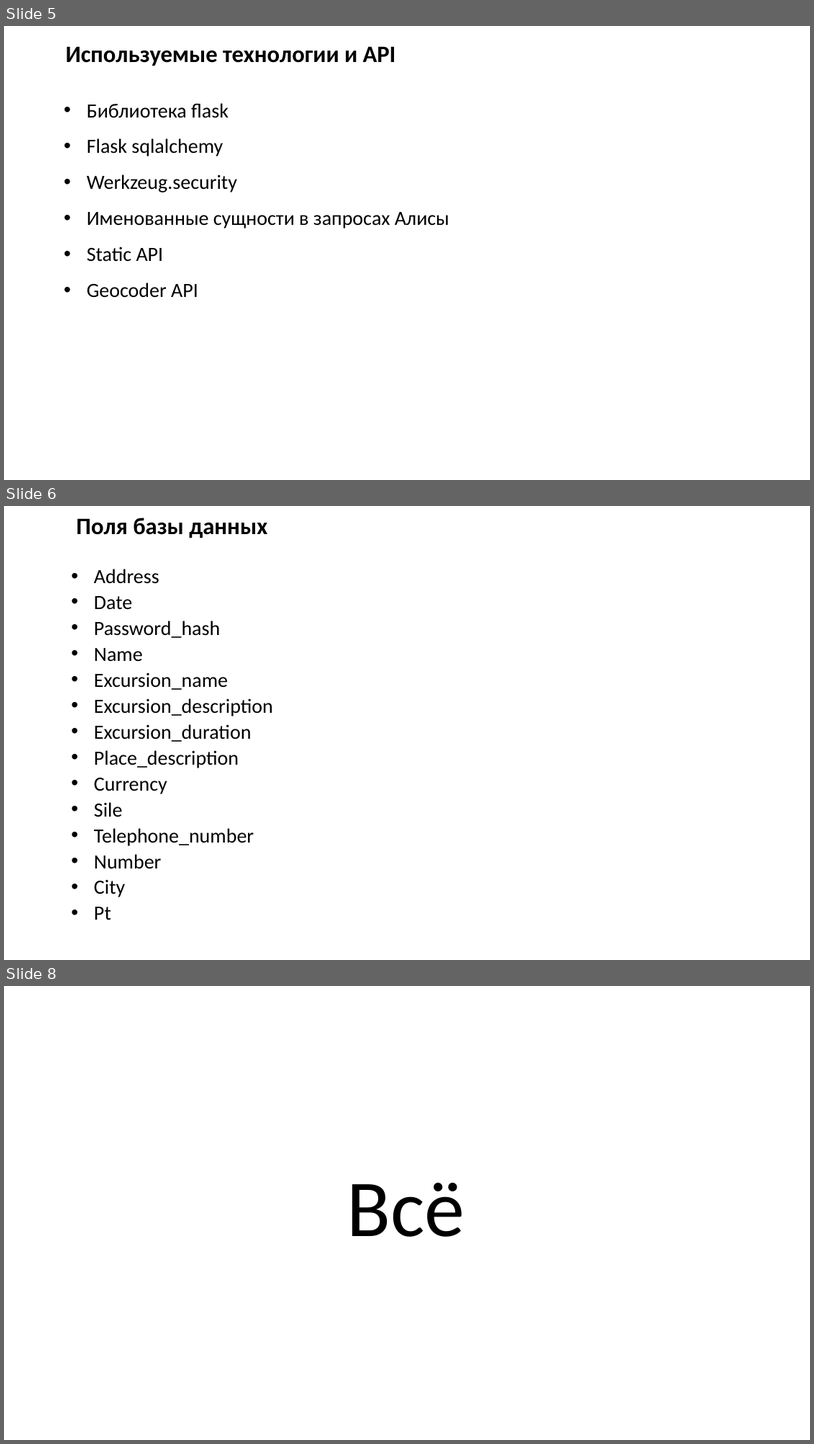
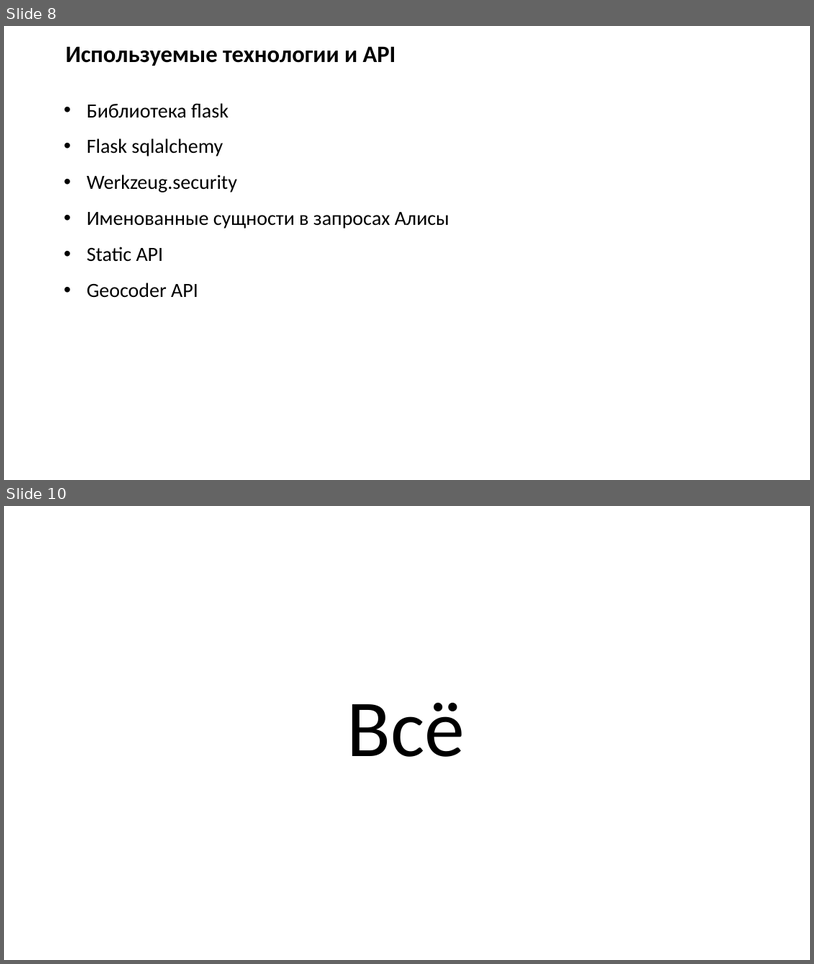
Before and after one commit to Neytrinoo/skillTour, a slide deck: presentation.pptx. Shown one above the other, each under a label of ours: slides 5, 6 and 8 before the commit, slides 8 and 10 after it; the slides between them are not shown. The pictures are 814x1444 and 814x964 pixels, drawn with LibreOffice and Linux fonts; fonts in the diff are those of the drawing; background and template pictures are left out. Boxes give left, top, right and bottom in pixels: in the first picture for what was removed or moved away, otherwise in the second. Text is boxed around its words. In the diff, an @@ line names an element or a change of style, - is before the commit and + after.

```diff
--- a/presentation.pptx
+++ b/presentation.pptx
@@ slide 6 removed at [4, 506, 810, 960], background picture (left out) @@
@@ text removed at [76, 518, 268, 538] @@
-Поля базы данных
@@ text removed at [94, 569, 273, 920] @@
-• Address
-• Date
-• Password_hash
-• Name
-• Excursion_name
-• Excursion_description
-• Excursion_duration
-• Place_description
-• Currency
-• Sile
-• Telephone_number
-• Number
-• City
-• Pt
@@ what was slide 5 is now slide 8 @@
@@ what was slide 8 is now slide 10 @@
```
Also in this commit, not shown: 3 slides changed, 4 slides added, 1 other slide removed, 2 other files.
